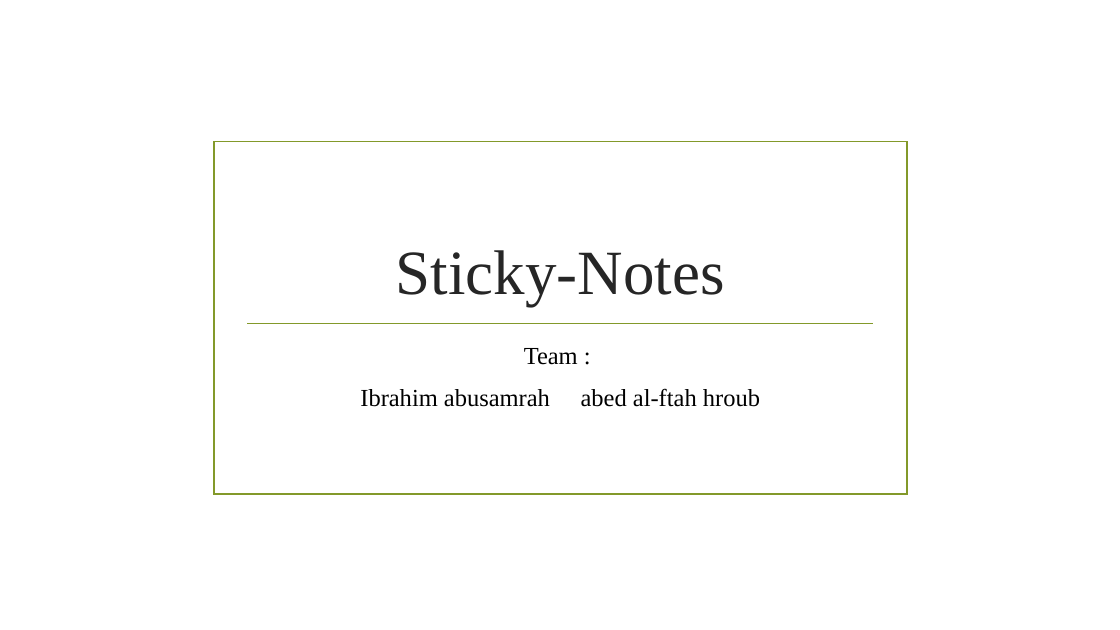
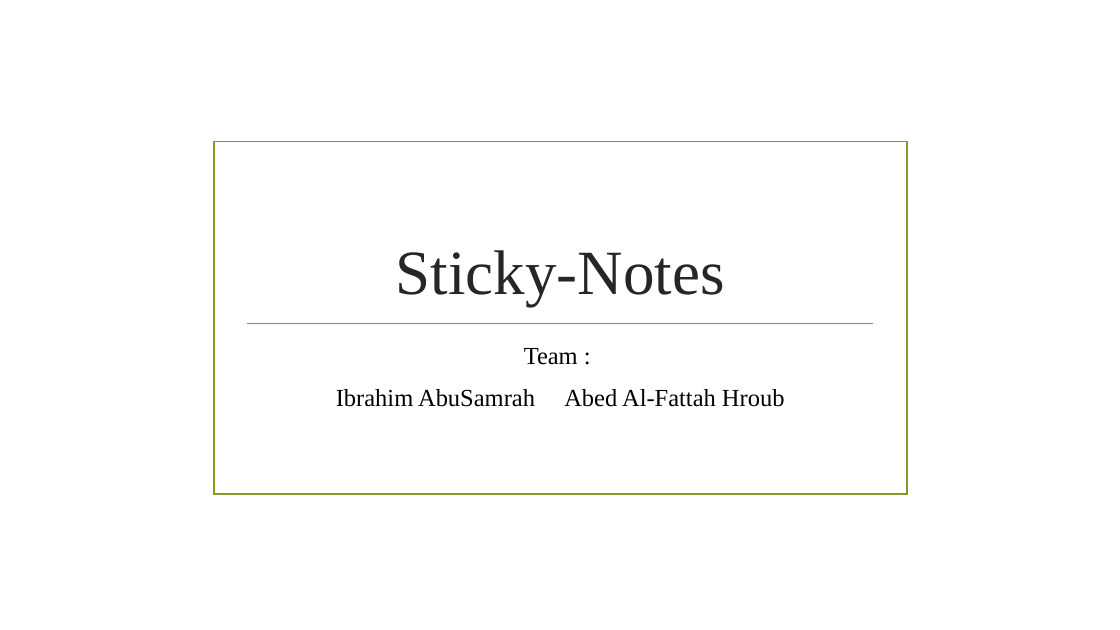
Before and after one commit to ibrahim123abusamrah/show, a slide deck: slide 1 of Sticky-Notes.pptx. Drawn at 1120x630 pixels with LibreOffice and Linux fonts; fonts in the diff are those of the drawing; background and template pictures are left out. Boxes give left, top, right and bottom in pixels: in the first picture for what was removed or moved away, otherwise in the second. Text is boxed around its words. In the diff, an @@ line names an element or a change of style, - is before the commit and + after.

Commit message:
ibrahim

```diff
--- a/Sticky-Notes.pptx
+++ b/Sticky-Notes.pptx
@@ subtitle at (336, 389, 785, 407): text changed @@
-Ibrahim abusamrah abed al-ftah hroub
+Ibrahim AbuSamrah Abed Al-Fattah Hroub
```
Also in this commit, not shown: 7 slides added, 1 slide removed.
